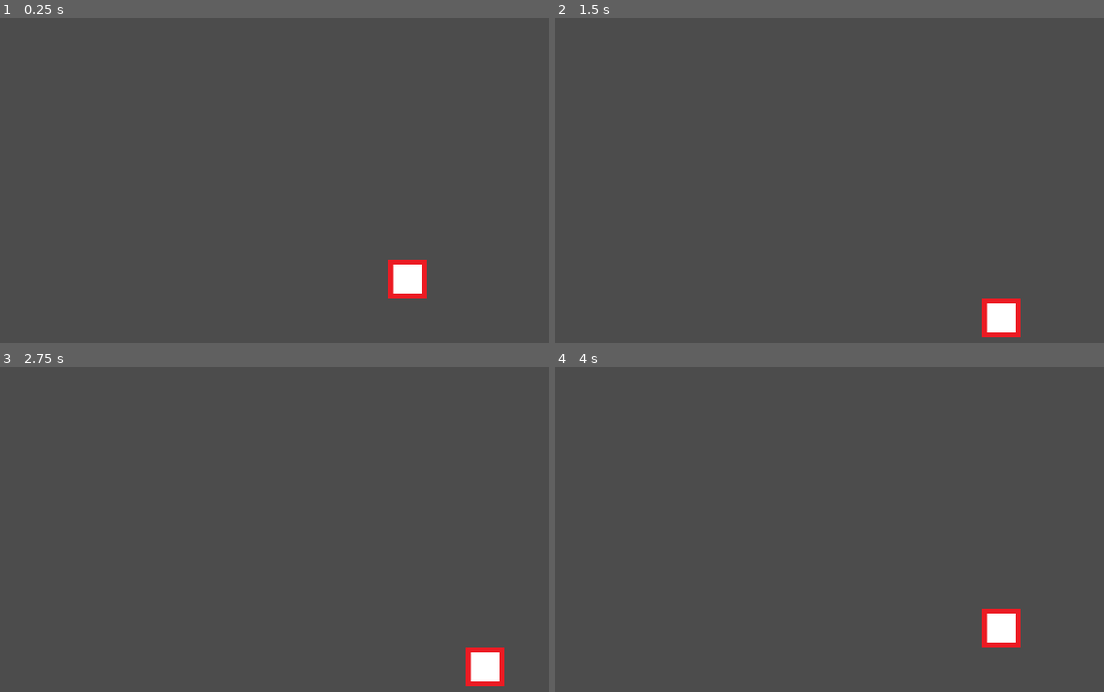
Above: before the commit, frames 1-4 (two rows, left to right).
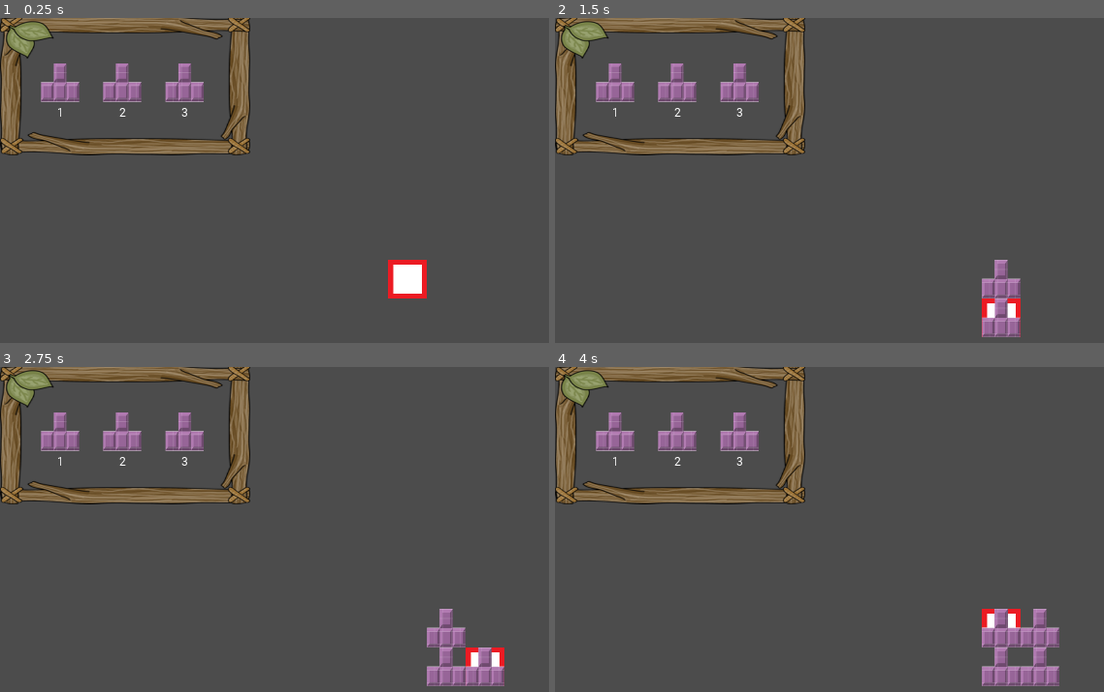
Above: after the commit, the same moments.

Repository: DEF-42/treeOfLife
Game: Godot game, scene res://Scenes/World.tscn
Two runs of this game, one before a commit and one after it. Both use one fixed random seed, a clock stepped at 60 frames per second and the inputs below.
Inputs:
- Up to frame 1 (0.25 s): no input
- Up to frame 2 (1.5 s): tap Enter at 0.5 s; hold Right (ui_right) 0.53-1.28 s; tap Keypad 1 (numpad_1, bound only after the commit) at 0.6 s; tap Keypad 2 (numpad_2, bound only after the commit) at 0.8, 1.35 s; tap Space at 1.25 s; hold Down (ui_down) from 1.28 s (still down)
- Up to frame 3 (2.75 s): tap Keypad 3 (numpad_3, bound only after the commit) at 1.55, 2.1 s; tap Enter at 2 s; release Down (ui_down) at 2.03 s; hold Right (ui_right) from 2.03 s (still down); tap Keypad 1 (numpad_1, bound only after the commit) at 2.3 s
- Up to frame 4 (4 s): tap Space at 2.75 s; release Right (ui_right) at 2.78 s; hold Up (ui_up) 2.78-3.53 s; tap Keypad 1 (numpad_1, bound only after the commit) at 2.85 s; tap Keypad 2 (numpad_2, bound only after the commit) at 3.05, 3.6 s; tap Enter at 3.5 s; hold Left (ui_left) from 3.53 s (still down); tap Keypad 3 (numpad_3, bound only after the commit) at 3.8 s

The runs differ from the first frame. In frame 1, 8.8% of the frame differs, in the area x 0-46%, y 0-43%; in frame 2, 10%; in frame 3, 11%; in frame 4, 11%, in the area x 0-92%, y 0-99%.

Commit message:
first iteration of root selection

Diff:
--- /dev/null
+++ b/Assets/roboto_24.tres
@@ -0,0 +1,7 @@
+[gd_resource type="DynamicFont" load_steps=2 format=2]
+
+[ext_resource path="res://Assets/Roboto-Regular.ttf" type="DynamicFontData" id=1]
+
+[resource]
+size = 24
+font_data = ExtResource( 1 )
--- /dev/null
+++ b/Assets/roboto_24_dynamicfontdata.tres
@@ -0,0 +1,4 @@
+[gd_resource type="DynamicFontData" format=2]
+
+[resource]
+font_path = "res://Assets/Roboto-Regular.ttf"
--- /dev/null
+++ b/Autoloads/EventBus.gd
@@ -0,0 +1,3 @@
+extends Node
+
+signal create_root(val)
--- a/Scenes/UI/RootSelector.tscn
+++ b/Scenes/UI/RootSelector.tscn
@@ -1,3 +1,65 @@
-[gd_scene format=2]
+[gd_scene load_steps=5 format=2]
+
+[ext_resource path="res://Assets/UI/placeholder_root.png" type="Texture" id=1]
+[ext_resource path="res://Assets/roboto_24.tres" type="DynamicFont" id=2]
+[ext_resource path="res://Assets/UI/placeholder_root_selector_frame.png" type="Texture" id=3]
+[ext_resource path="res://Scripts/UI/RootSelector.gd" type="Script" id=4]
 
 [node name="RootSelector" type="Node2D"]
+script = ExtResource( 4 )
+
+[node name="Sprite" type="Sprite" parent="."]
+position = Vector2( 258, 140 )
+scale = Vector2( 1.29, 1 )
+texture = ExtResource( 3 )
+
+[node name="Root" type="Sprite" parent="."]
+position = Vector2( 124, 142 )
+texture = ExtResource( 1 )
+offset = Vector2( 0, -9 )
+
+[node name="SelectKeyLabel" type="Label" parent="."]
+margin_left = 104.0
+margin_top = 180.0
+margin_right = 144.0
+margin_bottom = 209.0
+custom_fonts/font = ExtResource( 2 )
+text = "1"
+align = 1
+__meta__ = {
+"_edit_use_anchors_": true
+}
+
+[node name="Root2" type="Sprite" parent="."]
+position = Vector2( 252, 142 )
+texture = ExtResource( 1 )
+offset = Vector2( 0, -9 )
+
+[node name="SelectKeyLabel2" type="Label" parent="."]
+margin_left = 233.0
+margin_top = 180.0
+margin_right = 273.0
+margin_bottom = 209.0
+custom_fonts/font = ExtResource( 2 )
+text = "2"
+align = 1
+__meta__ = {
+"_edit_use_anchors_": true
+}
+
+[node name="Root3" type="Sprite" parent="."]
+position = Vector2( 381, 142 )
+texture = ExtResource( 1 )
+offset = Vector2( 0, -9 )
+
+[node name="SelectKeyLabel3" type="Label" parent="."]
+margin_left = 362.0
+margin_top = 180.0
+margin_right = 402.0
+margin_bottom = 209.0
+custom_fonts/font = ExtResource( 2 )
+text = "3"
+align = 1
+__meta__ = {
+"_edit_use_anchors_": true
+}
--- /dev/null
+++ b/Scenes/Underground/Grid.gd
@@ -0,0 +1,14 @@
+extends Node2D
+
+
+func _ready():
+	EVENTS.connect("create_root", self, "_on_create_root")
+
+
+func _on_create_root(val):
+	print(val)
+	var sprite = Sprite.new()
+	sprite.texture = val
+	sprite.position = Vector2($GridKinematic.position.x + 40, $GridKinematic.position.y + 40)
+	print(sprite.position)
+	add_child_below_node($".", sprite)
--- a/Scenes/Underground/Grid.tscn
+++ b/Scenes/Underground/Grid.tscn
@@ -1,9 +1,11 @@
-[gd_scene load_steps=3 format=2]
+[gd_scene load_steps=4 format=2]
 
 [ext_resource path="res://Scripts/Underground/GridSelector.gd" type="Script" id=1]
 [ext_resource path="res://Assets/Underground/grid_selector.png" type="Texture" id=2]
+[ext_resource path="res://Scenes/Underground/Grid.gd" type="Script" id=3]
 
 [node name="Grid" type="Node2D"]
+script = ExtResource( 3 )
 
 [node name="GridKinematic" type="KinematicBody2D" parent="."]
 position = Vector2( 800, 0 )
--- a/Scenes/World.tscn
+++ b/Scenes/World.tscn
@@ -1,8 +1,11 @@
-[gd_scene load_steps=2 format=2]
+[gd_scene load_steps=3 format=2]
 
 [ext_resource path="res://Scenes/Underground/Grid.tscn" type="PackedScene" id=1]
+[ext_resource path="res://Scenes/UI/RootSelector.tscn" type="PackedScene" id=2]
 
 [node name="World" type="Node2D"]
 
 [node name="Grid" parent="." instance=ExtResource( 1 )]
 position = Vector2( 0, 500 )
+
+[node name="RootSelector" parent="." instance=ExtResource( 2 )]
--- /dev/null
+++ b/Scripts/UI/RootSelector.gd
@@ -0,0 +1,14 @@
+extends Node2D
+
+
+func _process(delta):
+	if Input.is_action_just_pressed("numpad_1"):
+		_create_root($Root.texture)
+	if Input.is_action_just_pressed("numpad_2"):
+		_create_root($Root2.texture)
+	if Input.is_action_just_pressed("numpad_3"):
+		_create_root($Root3.texture)
+
+
+func _create_root(texture):
+	EVENTS.emit_signal("create_root", texture)
--- a/project.godot
+++ b/project.godot
@@ -14,6 +14,10 @@
 run/main_scene="res://Scenes/World.tscn"
 config/icon="res://icon.png"
 
+[autoload]
+
+EVENTS="*res://Autoloads/EventBus.gd"
+
 [display]
 
 window/size/width=1600
@@ -25,6 +29,24 @@
 
 common/drop_mouse_on_gui_input_disabled=true
 
+[input]
+
+numpad_1={
+"deadzone": 0.5,
+"events": [ Object(InputEventKey,"resource_local_to_scene":false,"resource_name":"","device":0,"alt":false,"shift":false,"control":false,"meta":false,"command":false,"pressed":false,"scancode":0,"physical_scancode":16777351,"unicode":0,"echo":false,"script":null)
+ ]
+}
+numpad_2={
+"deadzone": 0.5,
+"events": [ Object(InputEventKey,"resource_local_to_scene":false,"resource_name":"","device":0,"alt":false,"shift":false,"control":false,"meta":false,"command":false,"pressed":false,"scancode":0,"physical_scancode":16777352,"unicode":0,"echo":false,"script":null)
+ ]
+}
+numpad_3={
+"deadzone": 0.5,
+"events": [ Object(InputEventKey,"resource_local_to_scene":false,"resource_name":"","device":0,"alt":false,"shift":false,"control":false,"meta":false,"command":false,"pressed":false,"scancode":0,"physical_scancode":16777353,"unicode":0,"echo":false,"script":null)
+ ]
+}
+
 [physics]
 
 common/enable_pause_aware_picking=true
Binary file added: Assets/Roboto-Regular.ttf
Binary file added: Assets/UI/placeholder_root.png
Not shown, added: Assets/UI/placeholder_root.png.import
Binary file added: Assets/UI/placeholder_root_selector_frame.png
Not shown, added: Assets/UI/placeholder_root_selector_frame.png.import
